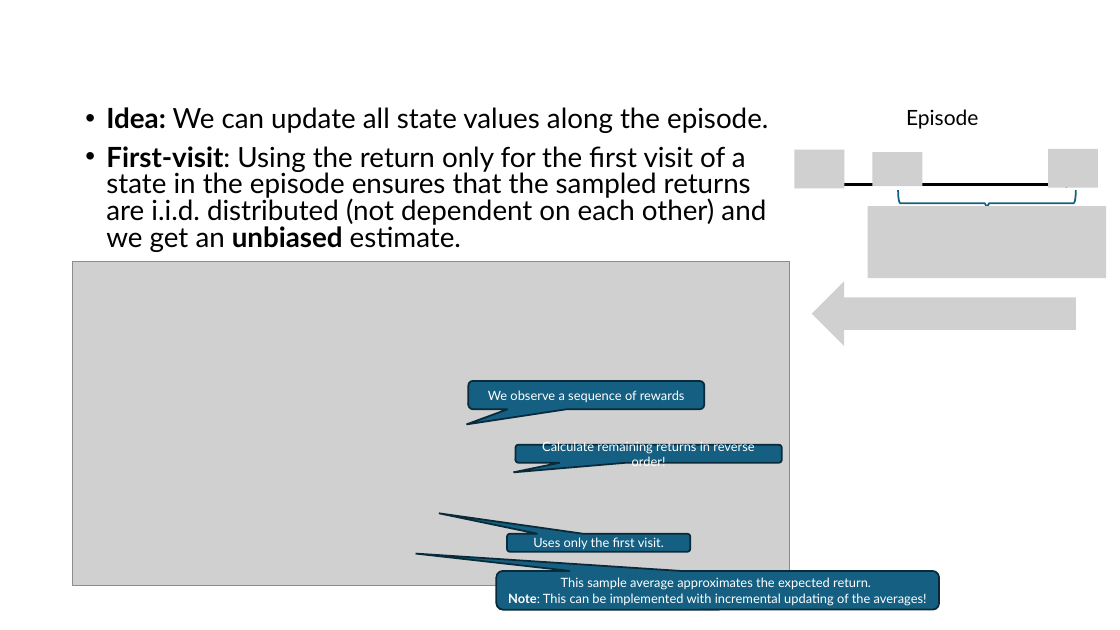
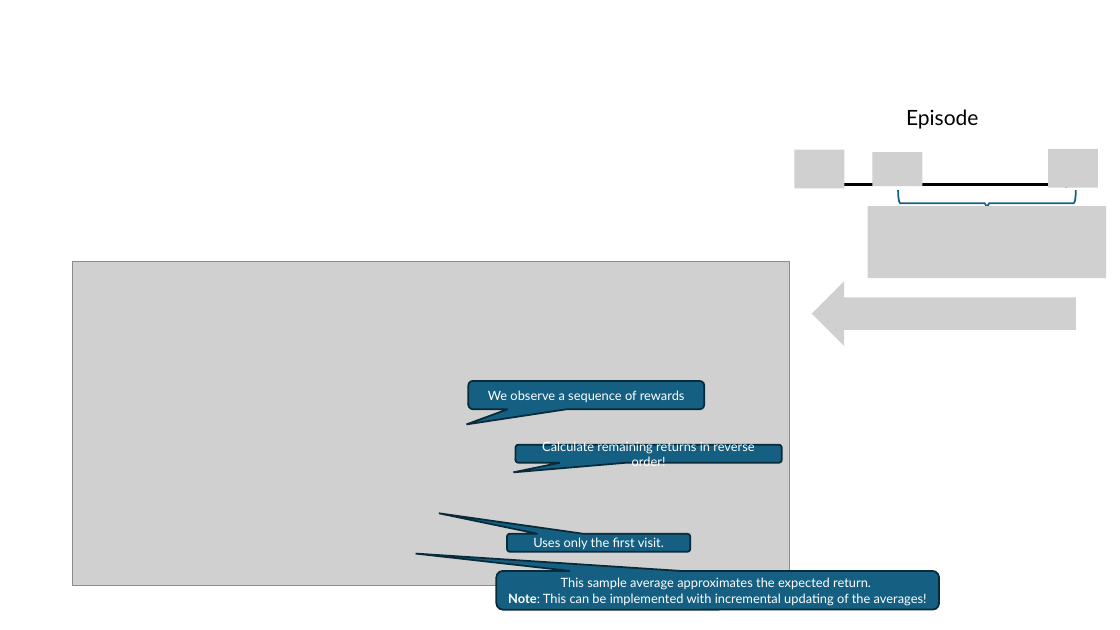
Before and after one commit to mhahsler/Introduction_to_Reinforcement_Learning, a slide deck: slide 7 of slides/Lecture_Chapter05.pptx. Drawn at 1120x630 pixels with LibreOffice and Linux fonts; fonts in the diff are those of the drawing; grey boxes stand for pictures. Boxes give left, top, right and bottom in pixels: in the first picture for what was removed or moved away, otherwise in the second. Text is boxed around its words. In the diff, an @@ line names an element or a change of style, - is before the commit and + after.

Commit message:
Accessability.

```diff
--- a/slides/Lecture_Chapter05.pptx
+++ b/slides/Lecture_Chapter05.pptx
@@ text removed at [106,107,768,252] @@
-• Idea: We can update all state values along the episode.
-• First-visit: Using the return only for the first visit of a state in the episode ensures that the sampled returns are i.i.d. distributed (not dependent on each other) and we get an unbiased estimate.
```
